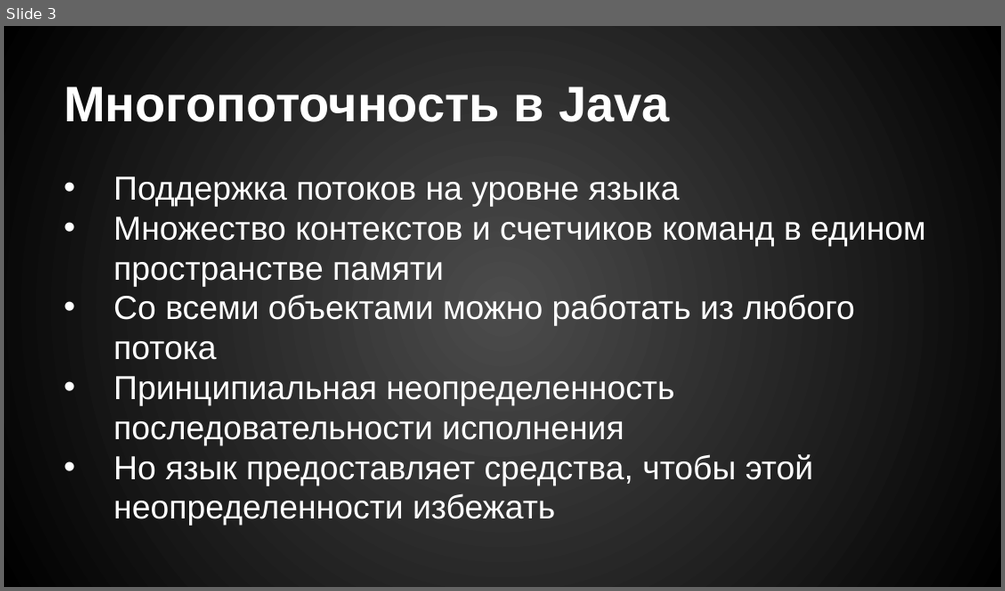
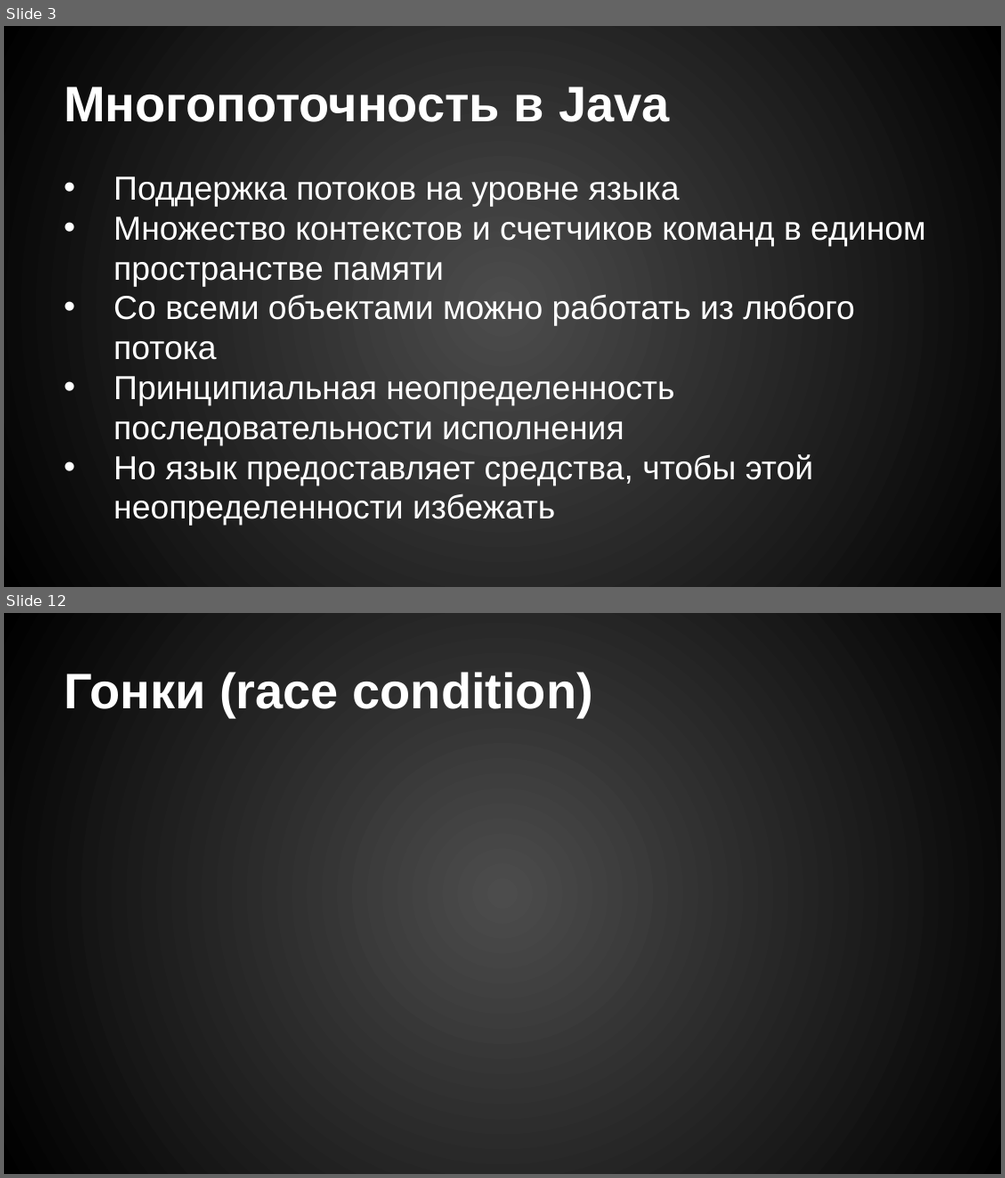
Before and after one commit to drxaos-edu/lecture-java-concurrency, a slide deck: concurrency.pptx. Shown one above the other, each under a label of ours: slide 3 before the commit, slides 3 and 12 after it; the slides between them are not shown. The pictures are 1005x591 and 1005x1178 pixels, drawn with LibreOffice and Linux fonts; fonts in the diff are those of the drawing. Boxes give left, top, right and bottom in pixels: in the first picture for what was removed or moved away, otherwise in the second. Text is boxed around its words. In the diff, an @@ line names an element or a change of style, - is before the commit and + after.

```diff
--- a/concurrency.pptx
+++ b/concurrency.pptx
@@ slide 12 added at (4,613,1001,1174), background gradient #4C4C4C to #000000 @@
@@ title added at (64,672,594,717), 36 pt, text #FFFFFF, bold @@
+Гонки (race condition)
```
Also in this commit, not shown: 3 slides changed, 12 other slides added, 1 slide removed, 3 other files.
